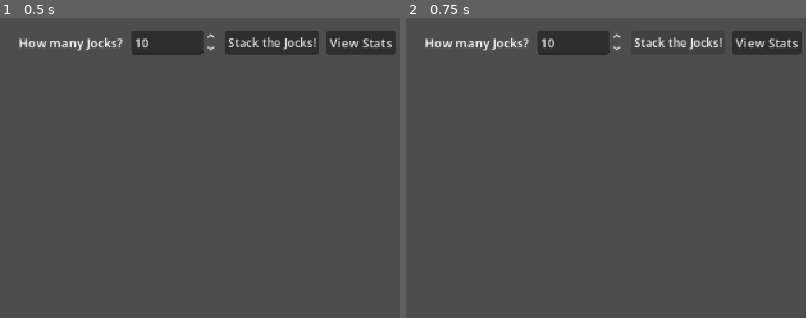
Above: before the commit, frames 1-2 (left to right).
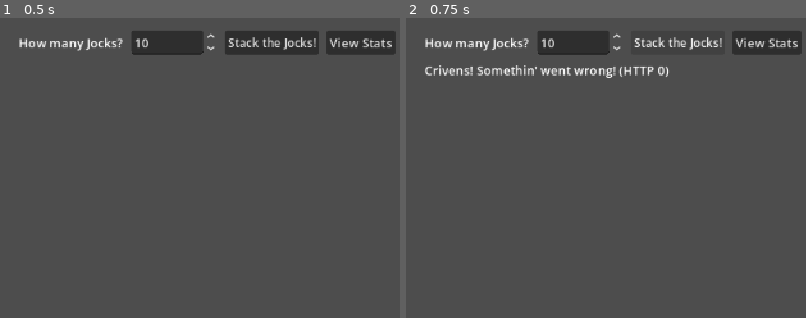
Above: after the commit, the same moments.

Repository: TheManInTheShack/JockStack
Game: Godot game, scene res://scenes/Main.tscn
Two runs of this game, one before a commit and one after it. Both use one fixed random seed, a clock stepped at 60 frames per second and the inputs below.
Inputs:
- Up to frame 1 (0.5 s): no input
- Up to frame 2 (0.75 s): click "Stack the Jocks!" at 0.5 s
The pictures show only the part of the screen within x 0-50%, y 0-50%; the shares and areas given below are measured in that part.

Frame 1 is identical in both runs. In frame 2, 1.0% of the frame differs, in the area x 4-66%, y 15-20%.
Error before the commit: Parse Error: Cannot infer the type of "jock" variable because the value doesn't have a set type. (res://scripts/JockStack.gd:84)

Commit message:
Fix type inference error on jock dict from untyped Array
GDScript can't infer type from untyped Array index — explicit Dictionary annotation required.

https://claude.ai/code/session_014UXePmD6X4RiVJruF8Kkkx

Diff:
--- a/frontend/scripts/JockStack.gd
+++ b/frontend/scripts/JockStack.gd
@@ -81,7 +81,7 @@
 
 	_reveal_btn.disabled = true
 
-	var jock := _jocks[_revealed]
+	var jock: Dictionary = _jocks[_revealed]
 	_revealed += 1
 	_update_counter()
 
